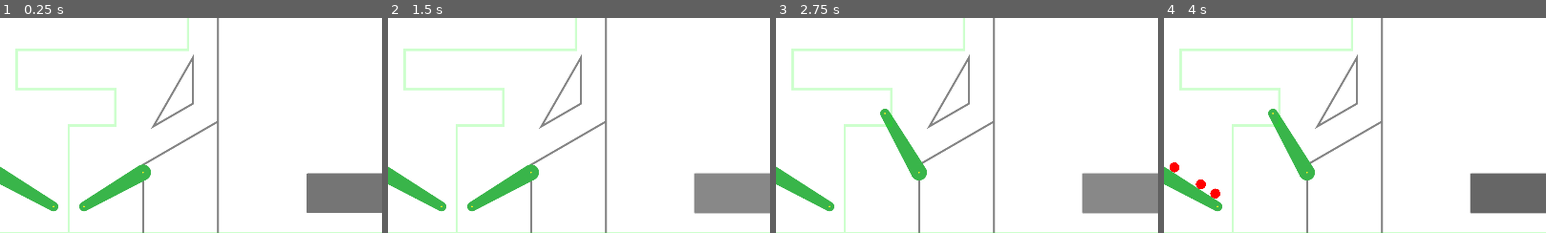
Above: before the commit, frames 1-4 (left to right).
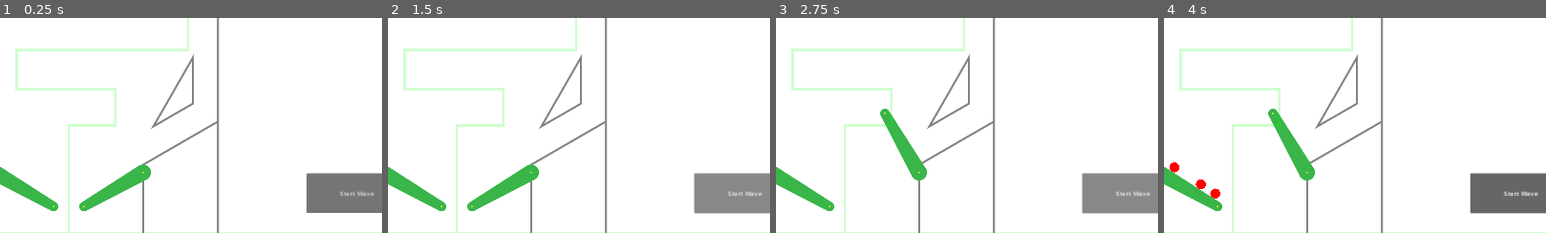
Above: after the commit, the same moments.

Repository: cxhuy/ptd
Game: Godot game, scene res://scenes/game.tscn
Two runs of this game, one before a commit and one after it. Both use one fixed random seed, a clock stepped at 60 frames per second and the inputs below.
Inputs (mouse positions are % of the whole screen's width and height, from its top left):
- Up to frame 1 (0.25 s): no input
- Up to frame 2 (1.5 s): click (88, 91) at 0.5 s; click (88, 91) at 1.25 s
- Up to frame 3 (2.75 s): tap Enter at 2 s; hold / (rightFlip) from 2.03 s (still down); hold Space (addBall) from 2.03 s (still down)
- Up to frame 4 (4 s): release / (rightFlip) at 2.78 s; release Space (addBall) at 2.78 s; hold Z (leftFlip) 2.78-3.53 s; tap Space (addBall) at 2.85 s; hold / (rightFlip) from 3.53 s (still down); hold Space (addBall) from 3.53 s (still down)
The pictures show only the part of the screen within x 41-91%, y 50-100%; the shares and areas given below are measured in that part.

The runs differ from the first frame. In frame 1, 0.1% of the frame differs, in the area x 89-98%, y 80-83%; in frame 2, 0.1%; in frame 3, 0.1%; in frame 4, 0.1%.

Commit message:
feat: add WaveStartButton text

Diff:
--- a/scenes/game.tscn
+++ b/scenes/game.tscn
@@ -116,6 +116,7 @@
 offset_top = 930.0
 offset_right = 1807.5
 offset_bottom = 1030.0
+text = "Start Wave"
 
 [connection signal="body_entered" from="Walls" to="Walls" method="_on_body_entered"]
 [connection signal="pressed" from="WaveStartButton" to="Enemies" method="_on_wave_start_button_pressed"]
